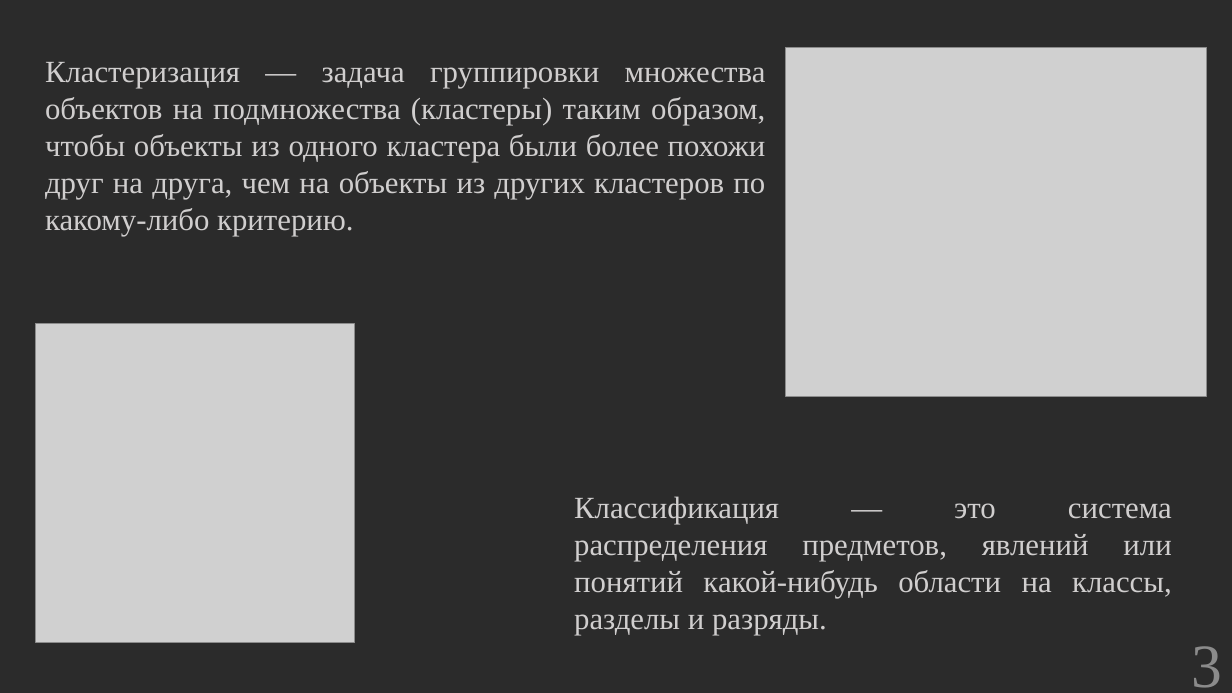
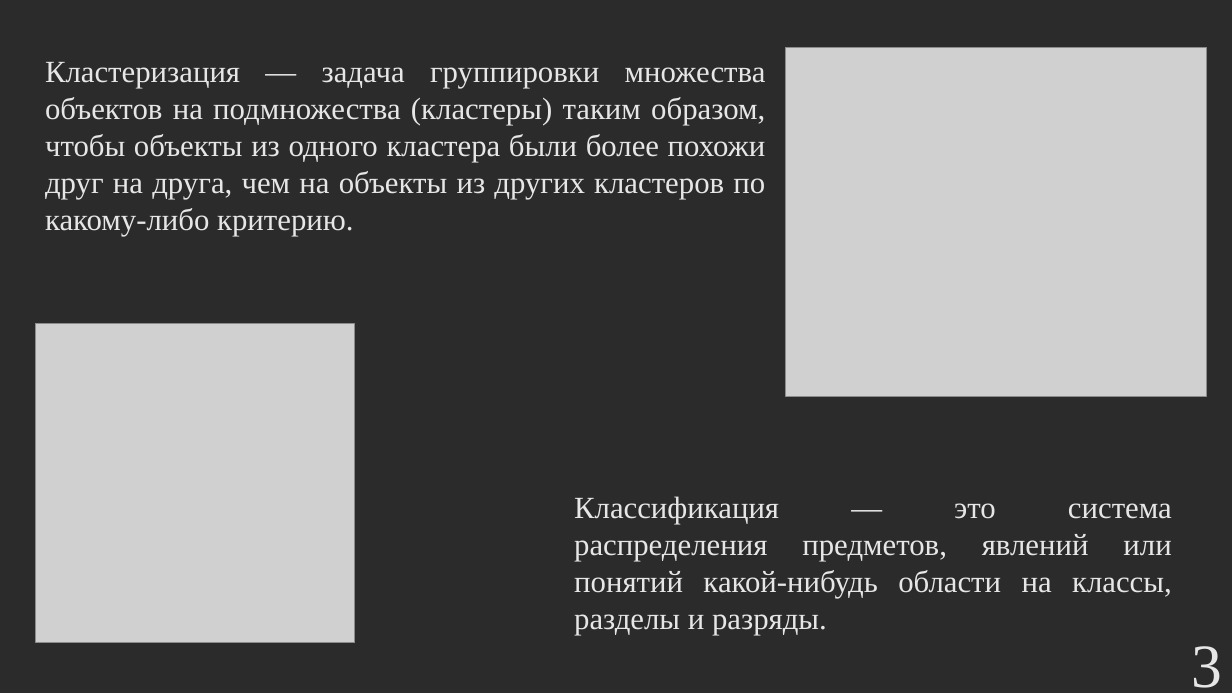
Before and after one commit to hetikk/diplom, a slide deck: slide 3 of docs/Презентация.pptx. Drawn at 1232x693 pixels with LibreOffice and Linux fonts; fonts in the diff are those of the drawing; grey boxes stand for pictures; background and template pictures are left out; a plain dark background stands for a picture behind light text. Boxes give left, top, right and bottom in pixels: in the first picture for what was removed or moved away, otherwise in the second. Text is boxed around its words. In the diff, an @@ line names an element or a change of style, - is before the commit and + after.

```diff
--- a/docs/Презентация.pptx
+++ b/docs/Презентация.pptx
@@ text "Кластеризация — задача группировки множества ..." at (45,62,766,236): text colour #D0CECE to #E7E6E6 @@
@@ text "Классификация — это система распределения ..." at (574,496,1172,635): text colour #D0CECE to #E7E6E6 @@
@@ page number at (1192,646,1223,688): text colour #8C8C8C to #E7E6E6 @@
```
Also in this commit, not shown: 6 other slides changed, 15 slides added, 5 slides removed, 4 other files.
